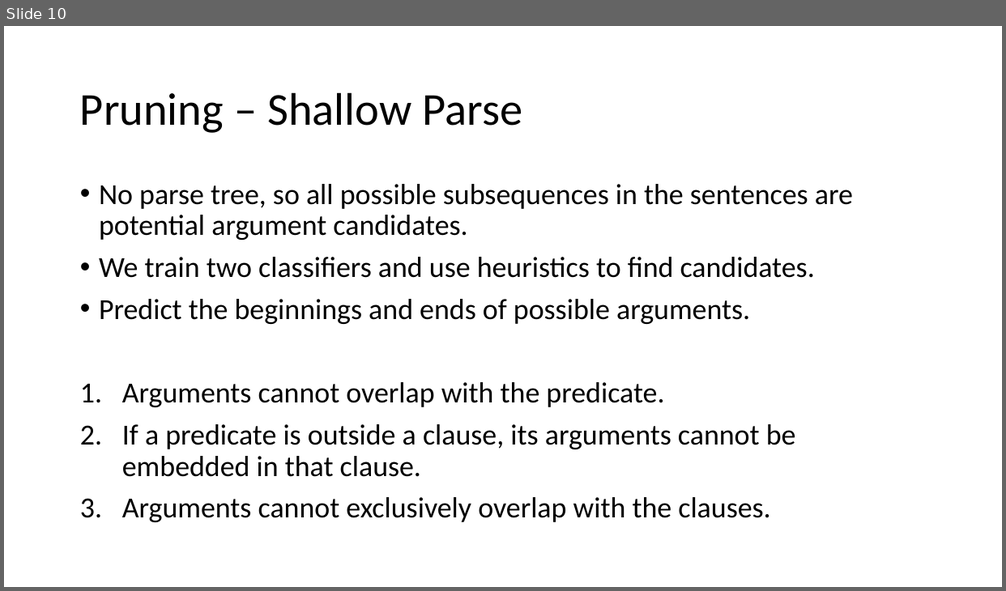
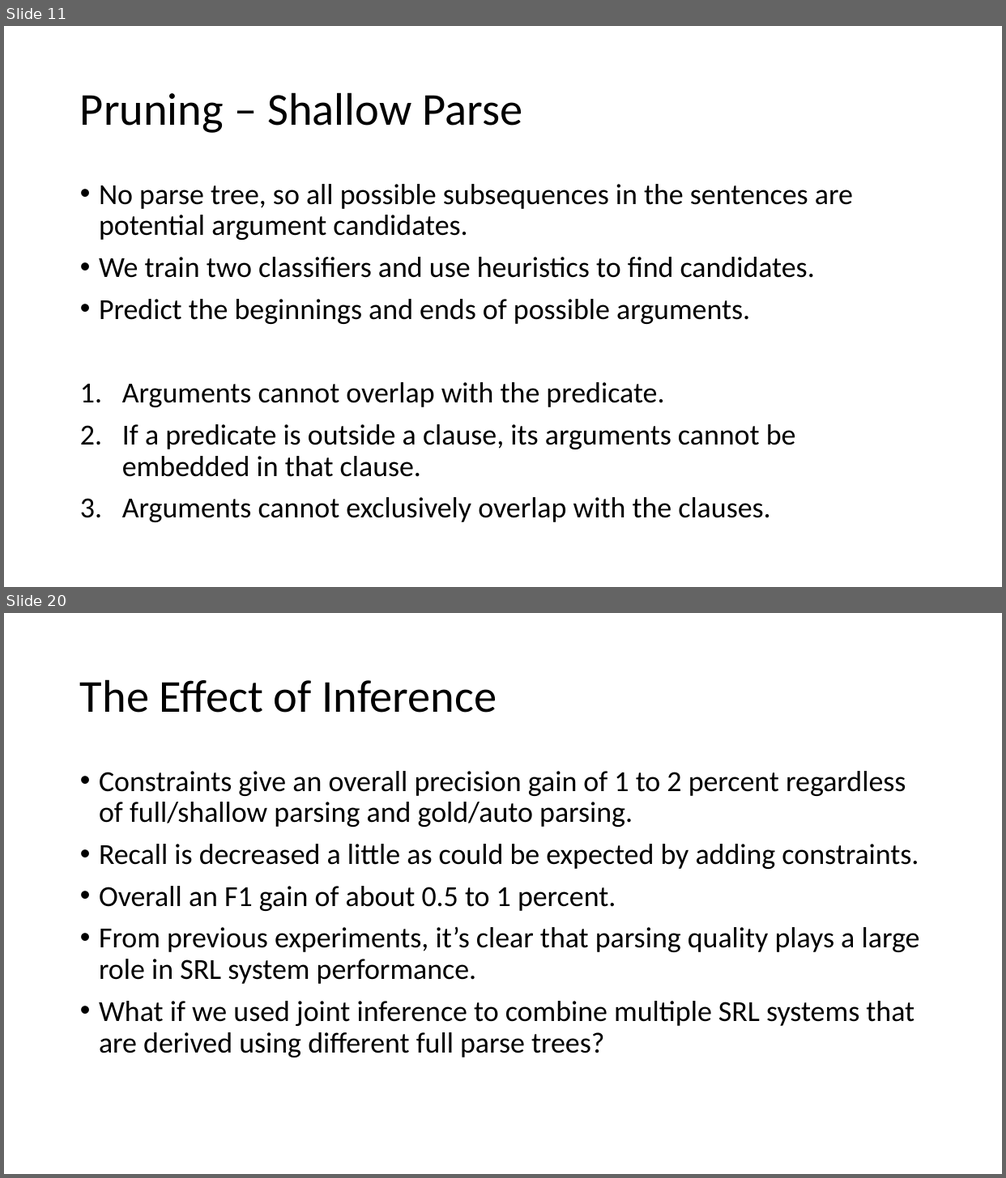
Before and after one commit to jspitkin/spring2017, a slide deck: structured_prediction/importance_of_syntactic_parsing.pptx. Shown one above the other, each under a label of ours: slide 10 before the commit, slides 11 and 20 after it; the slides between them are not shown. The pictures are 1006x591 and 1006x1178 pixels, drawn with LibreOffice and Linux fonts; fonts in the diff are those of the drawing. Boxes give left, top, right and bottom in pixels: in the first picture for what was removed or moved away, otherwise in the second. Text is boxed around its words. In the diff, an @@ line names an element or a change of style, - is before the commit and + after.

```diff
--- a/structured_prediction/importance_of_syntactic_parsing.pptx
+++ b/structured_prediction/importance_of_syntactic_parsing.pptx
@@ slide 20 added at (4,613,1002,1174), background #FFFFFF @@
@@ title added at (80,679,496,713), 44 pt, text #000000 @@
+The Effect of Inference
@@ text added at (99,771,920,1058), 28 pt, text #000000 @@
+• Constraints give an overall precision gain of 1 to 2 percent regardless of full/shallow parsing and gold/auto parsing.
+• Recall is decreased a little as could be expected by adding constraints.
+• Overall an F1 gain of about 0.5 to 1 percent.
+• From previous experiments, it’s clear that parsing quality plays a large role in SRL system performance.
+• What if we used joint inference to combine multiple SRL systems that are derived using different full parse trees?
@@ what was slide 10 is now slide 11 @@
```
Also in this commit, not shown: 6 slides changed, 8 other slides added, 2 slides removed, 13 other files.
